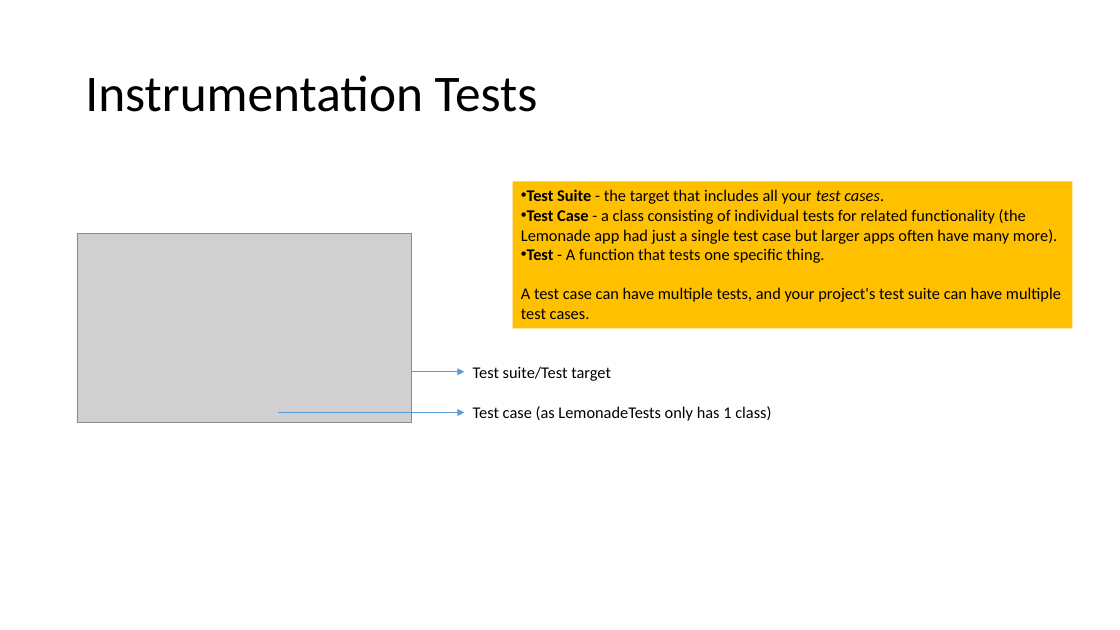
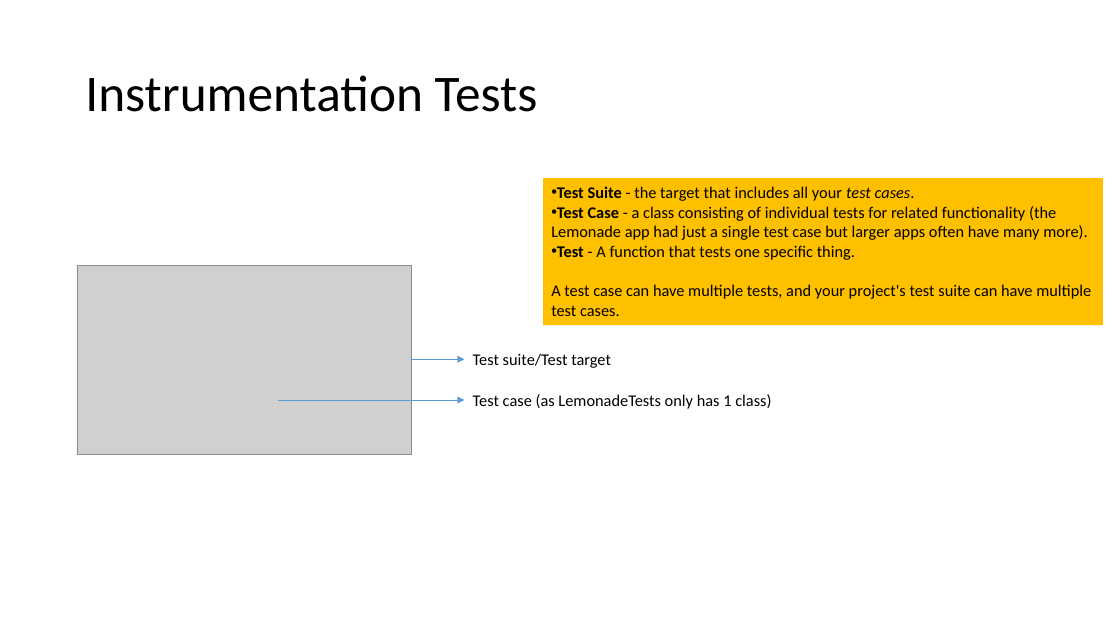
Before and after one commit to joellecorliss/Associate-Android-Developer, a slide deck: slide 22 of Android Basics in Kotlin.pptx. Drawn at 1120x630 pixels with LibreOffice and Linux fonts; fonts in the diff are those of the drawing; grey boxes stand for pictures. Boxes give left, top, right and bottom in pixels: in the first picture for what was removed or moved away, otherwise in the second. Text is boxed around its words. In the diff, an @@ line names an element or a change of style, - is before the commit and + after.

Commit message:
updated slides

```diff
--- a/Android Basics in Kotlin.pptx
+++ b/Android Basics in Kotlin.pptx
@@ rectangle "Test Suite - the target ...": place and size @@
-rectangle "Test Suite - the target ..." at (513,181,1072,329)
+rectangle "Test Suite - the target ..." at (543,178,1102,325)
@@ picture: place and size @@
-picture at (77,234,412,423)
+picture at (77,266,412,455)
@@ text "Test suite/Test target": place and size @@
-text "Test suite/Test target" at (473,366,611,381)
+text "Test suite/Test target" at (473,353,611,368)
@@ arrow moved from (412, 372) - (465, 372) to (412, 360) - (465, 360) @@
@@ text "Test case (as LemonadeTests only ...": place and size @@
-text "Test case (as LemonadeTests only ..." at (473,406,771,421)
+text "Test case (as LemonadeTests only ..." at (473,394,771,409)
@@ arrow moved from (278, 413) - (465, 413) to (278, 400) - (465, 400) @@
```
Also in this commit, not shown: 2 slides added.
